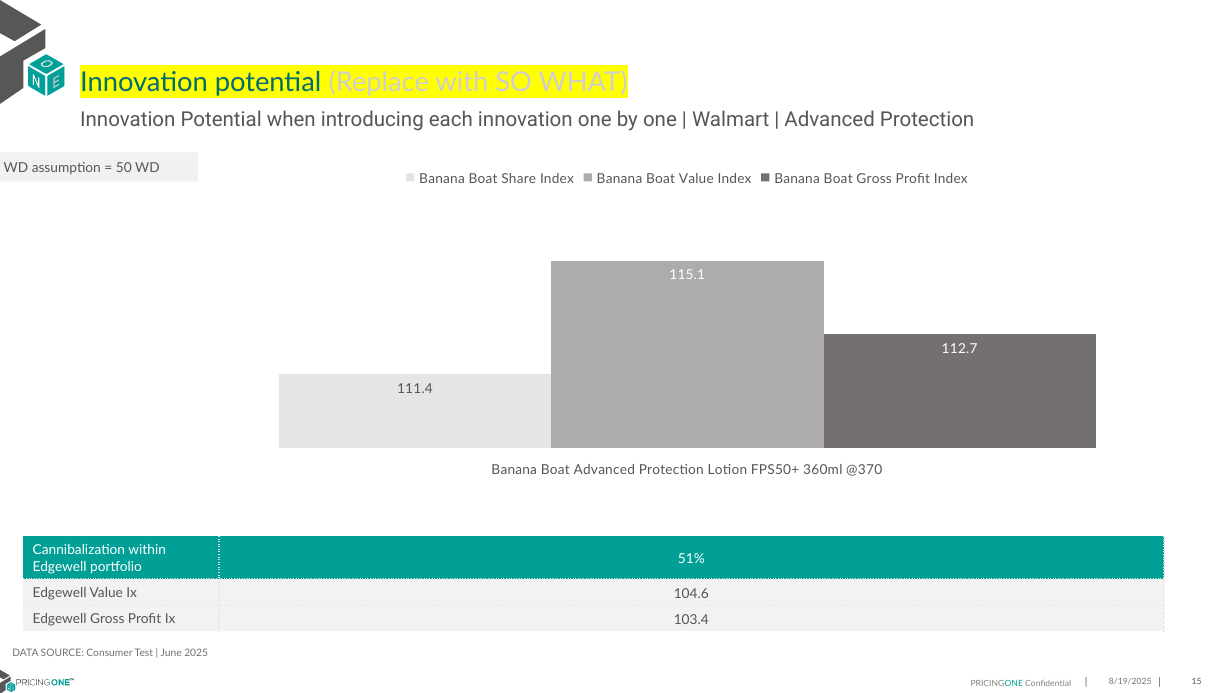
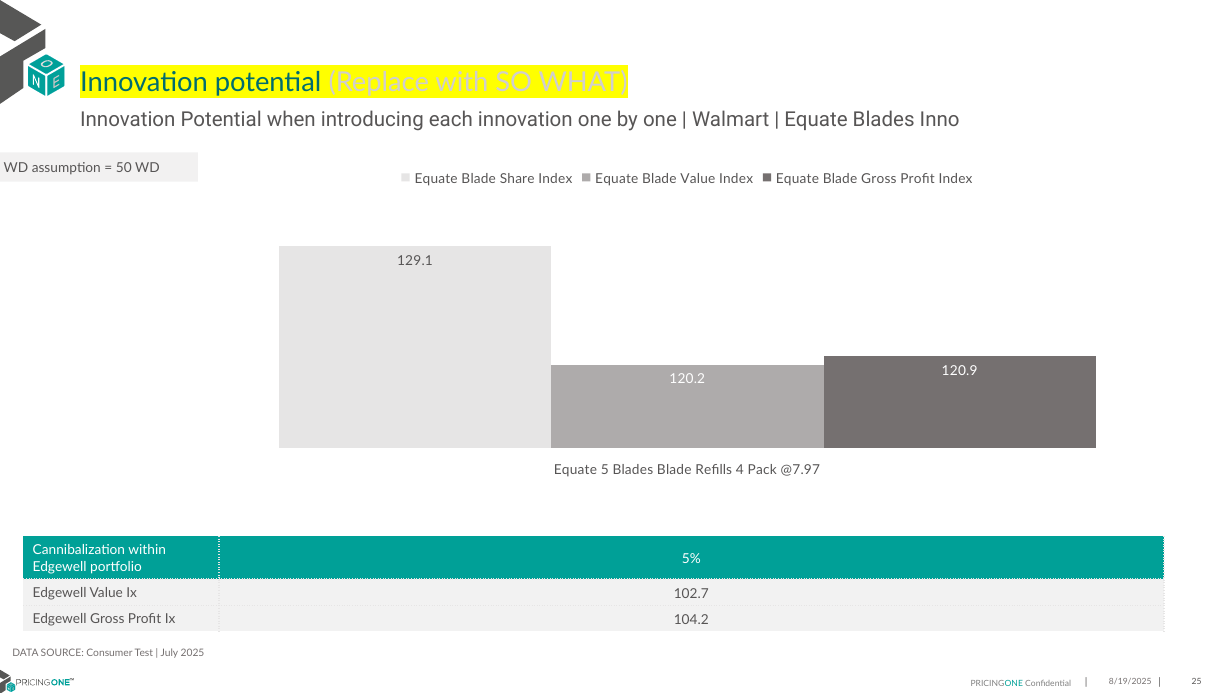
Before and after one commit to PricingOne/Slide-Automate, a slide deck: slide 25 of Innovation CBC Slide Duplicate/Innovation CBC Walmart output 2025-08-19.pptx (slide 15 before the commit). Drawn at 1232x693 pixels with LibreOffice and Linux fonts; fonts in the diff are those of the drawing. Boxes give left, top, right and bottom in pixels: in the first picture for what was removed or moved away, otherwise in the second. Text is boxed around its words. In the diff, an @@ line names an element or a change of style, - is before the commit and + after.

Commit message:
edgewell us inno

```diff
--- a/Innovation CBC Slide Duplicate/Innovation CBC Walmart output 2025-08-19.pptx
+++ b/Innovation CBC Slide Duplicate/Innovation CBC Walmart output 2025-08-19.pptx
@@ text at [80, 110, 960, 131]: text changed @@
-Innovation Potential when introducing each innovation one by one | Walmart | Advanced Protection
+Innovation Potential when introducing each innovation one by one | Walmart | Equate Blades Inno
@@ column chart at [211, 155, 1164, 536] @@
-categories: Banana Boat Advanced Protection Lotion FPS50+ 360ml @370
+categories: Equate 5 Blades Blade Refills 4 Pack @7.97
-Banana Boat Share Index: 111.4
+Equate Blade Share Index: 129.1
-Banana Boat Value Index: 115.1
+Equate Blade Value Index: 120.2
-Banana Boat Gross Profit Index: 112.7
+Equate Blade Gross Profit Index: 120.9
@@ table at [23, 536, 1164, 632] @@
-row 1, column 2: 51%
+row 1, column 2: 5%
-row 2, column 2: 104.6
+row 2, column 2: 102.7
-row 3, column 2: 103.4
+row 3, column 2: 104.2
@@ text at [12, 648, 205, 658]: text changed @@
-DATA SOURCE: Consumer Test | June 2025
+DATA SOURCE: Consumer Test | July 2025
```
Also in this commit, not shown: 26 other slides changed, 13 slides added, 1 slide removed, 12 other files.
